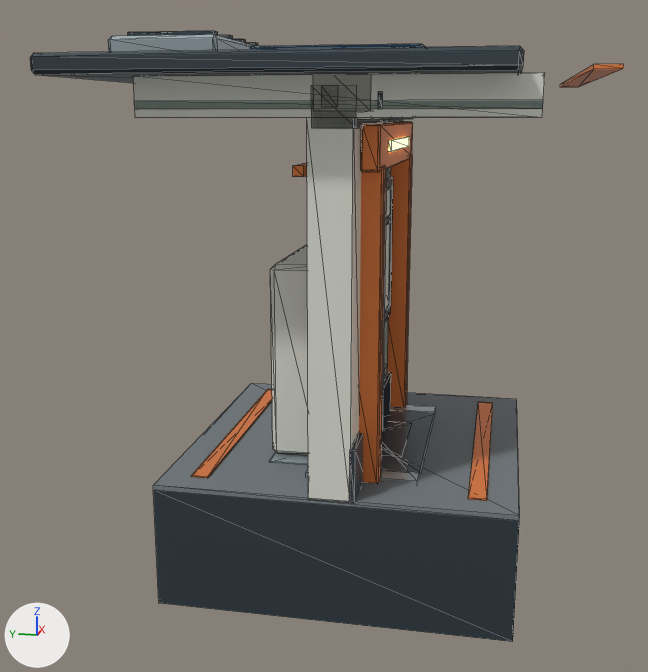
The glTF model lunar-art-test/game/assets/habitat-kit.glb: old version first, new version second.
One viewpoint serves both versions: a 50 mm lens placed at (-5.4, -0.85, 2.13), pointed at (-0.08, 0.21, 0.8). Lighting does not change. The marker at lower left points along +X, +Y and +Z. The first picture is the older version. Mesh edges are drawn as thin lines. Vertices at exactly the same position are counted once.

Names of what the first picture shows: 'Airlock', 'AirlockFloor', 'Cabinet', 'Floor', 'GlassRoof', 'Roof.002', 'RoofEdge', 'RoofModule' and 4 more.
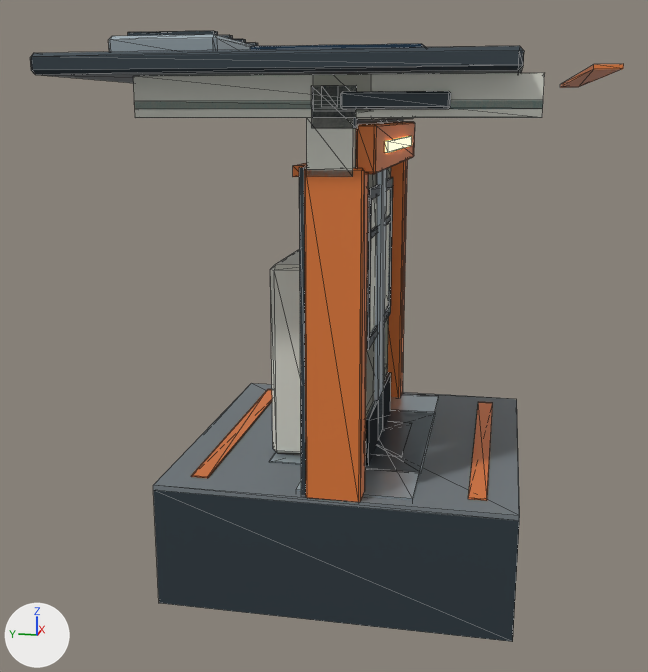
The change, as a diff of the scene's bpy script:
```diff
--- a/lunar-art-test/game/assets/habitat-kit.glb.py
+++ b/lunar-art-test/game/assets/habitat-kit.glb.py
@@ me_cube_068 @@
 # used by ob_airlock; location = (0.0, 0.0, 0.0)
-me_cube_068.from_pydata(...)  # 166 vertices, 284 faces; spans x -1.0..1.0, y -0.58..0.2, z 0.11..2.24
+me_cube_068.from_pydata(...)  # 136 vertices, 236 faces; spans x -1.05..1.05, y -0.58..0.2, z 0.11..2.24
+# me_cube_068 part 1: the loose piece of 24 vertices spanning x -0.73..-0.63, y -0.23..0.13, z 0.12..1.88 is scaled about its middle by (1.68, 0.827, 1), then moved by (-0.24, 0.03, 0.0)
+# me_cube_068 part 2: the loose piece of 24 vertices spanning x 0.63..0.73, y -0.23..0.13, z 0.12..1.88 is scaled about its middle by (1.68, 0.827, 1), then moved by (0.24, 0.03, 0.0)
+# me_cube_068 part 3: the loose piece of 24 vertices spanning x -0.8..0.8, y -0.22..-0.12, z 1.85..2.09 is scaled about its middle by (1.19, 1, 1)
+# me_cube_068 part 4: the loose piece of 8 vertices spanning x -0.72..-0.64, y 0.11..0.15, z 0.12..1.88 is moved by (-0.24, 0.01, 0.0)
+# me_cube_068 part 5: the loose piece of 24 vertices spanning x -0.9..0.9, y -0.58..-0.06, z 2.16..2.24 is scaled about its middle by (1.17, 1, 1)
+# me_cube_068 part 6: a new loose piece, a box spanning x -0.6..0.6, y -0.235..-0.215, z 1.94..2.0, in mat_lunar___warm_powered_emission (orange #ffcd7c, glowing orange #ffcd7c)
+# me_cube_068 part 7: a new loose piece, a box spanning x -0.92..0.92, y -0.44..0.2, z 0.11..0.14, in mat_lunar___brushed_stainless (pale blue #b8c7ce)
+# me_cube_068 part 8: the loose piece of 8 vertices spanning x -1.0..-0.65, y -0.14..-0.11, z 0.12..0.42 is deleted
+# me_cube_068 part 9: 18 vertices removed from x -1.0..1.0, y -0.12..0.12, z 0.12..2.12; 4 vertices added at x -1.0..1.0, y -0.11..0.12, z 1.84
+# other edits to the shape of me_cube_068 do not show in these pictures
 me_cube_068.materials.append(mat_lunar___ceramic_ivory)
```

What differs and where, as boxes [x1, y1, x2, y2] in the pictures (648 x 672 px; the box of a moved part takes in the faces that stretch with it):
'Airlock', reshaped: before [306, 118, 436, 503]; after [296, 91, 451, 502]
part 1 of me_cube_068, moved or reshaped: before [359, 165, 386, 483]; after [304, 168, 369, 502]
part 2 of me_cube_068, moved or reshaped: before [387, 154, 413, 407]; after [387, 160, 408, 397]
part 3 of me_cube_068, moved or reshaped: before [361, 122, 413, 172]; after [356, 122, 415, 174]
part 4 of me_cube_068, moved or reshaped (not visible before): after [299, 167, 307, 495]
part 5 of me_cube_068, moved or reshaped (not visible before): after [341, 91, 451, 109]
part 6 of me_cube_068, added: after [385, 136, 412, 153]
part 7 of me_cube_068, added (pale blue): after [296, 394, 439, 500]
part 8 of me_cube_068, deleted: before [349, 433, 363, 503]
part 9 of me_cube_068, built on: before [307, 118, 361, 503]; after [307, 118, 356, 177]
'Window', unchanged, uncovered by the edit: before [382, 168, 393, 432]; after [365, 168, 393, 465]
'Corner', unchanged, uncovered by the edit: before [381, 121, 388, 430]; after [374, 121, 388, 440]
'Wall', unchanged, uncovered by the edit: before [382, 167, 391, 426]; after [365, 167, 391, 465]
